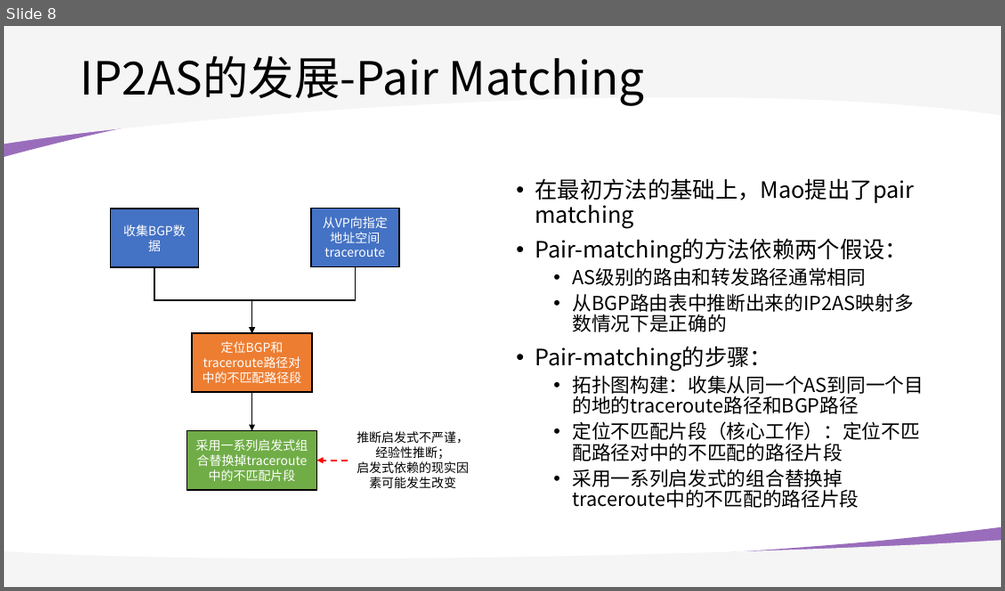
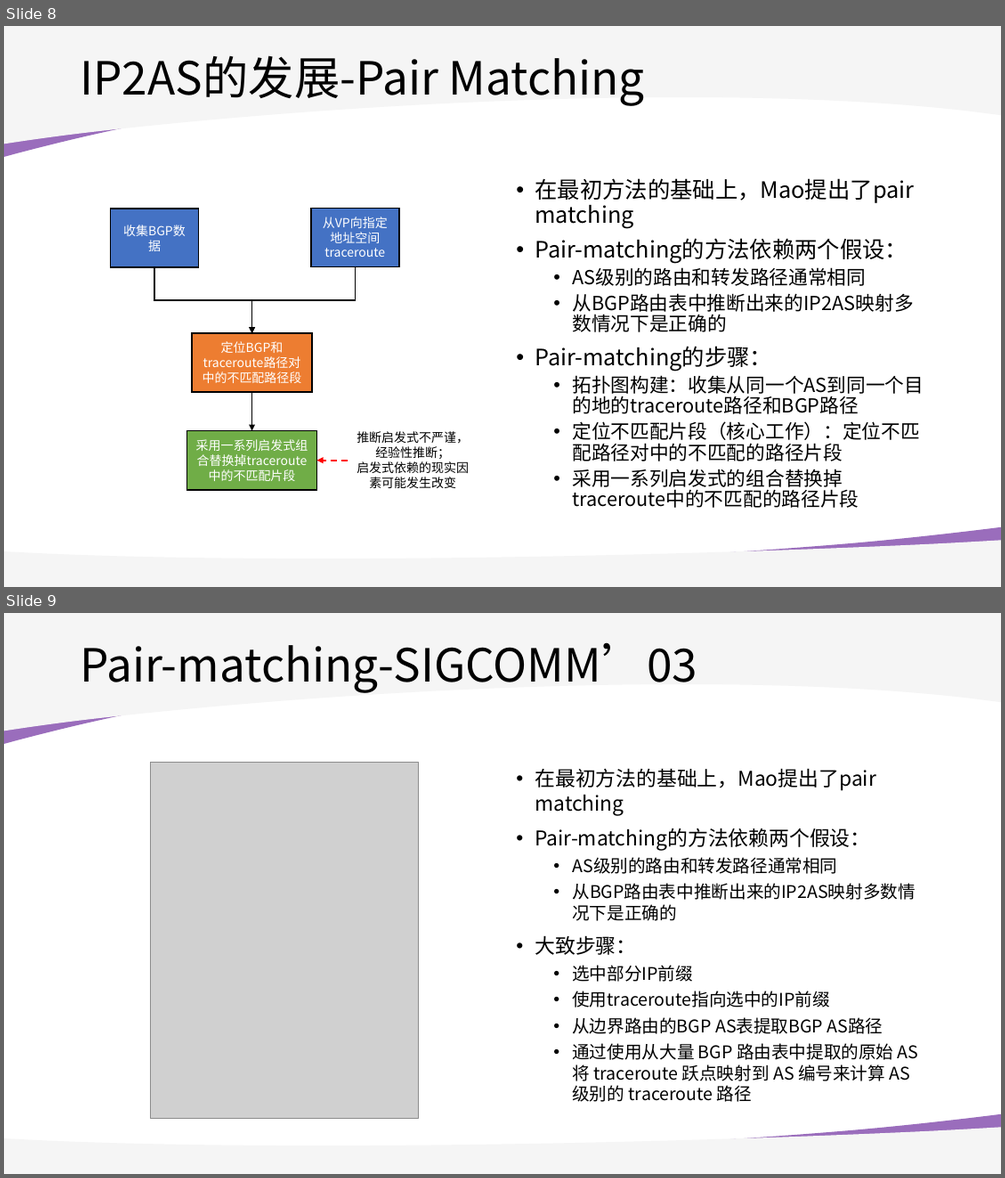
Before and after one commit to WhileBug/IP2AS_survey, a slide deck: PPT/IP2AS_survey.pptx. Shown one above the other, each under a label of ours: slide 8 before the commit, slides 8 and 9 after it. The pictures are 1005x591 and 1005x1178 pixels, drawn with LibreOffice and Linux fonts; fonts in the diff are those of the drawing; grey boxes stand for pictures; background and template pictures are left out. Boxes give left, top, right and bottom in pixels: in the first picture for what was removed or moved away, otherwise in the second. Text is boxed around its words. In the diff, an @@ line names an element or a change of style, - is before the commit and + after.

```diff
--- a/PPT/IP2AS_survey.pptx
+++ b/PPT/IP2AS_survey.pptx
@@ slide 9 added at [4, 613, 1001, 1174], background #FFFFFF; not listed: 4 template elements that a slide beside it also shows @@
@@ title added at [80, 642, 697, 693], 44 pt, text #000000 @@
+Pair-matching-SIGCOMM’03
@@ picture added at [151, 763, 418, 1119] @@
@@ text added at [534, 768, 919, 1102], 16.8 pt, text #000000 @@
+• 在最初方法的基础上，Mao提出了pair matching
+• Pair-matching的方法依赖两个假设：
+  • AS级别的路由和转发路径通常相同
+  • 从BGP路由表中推断出来的IP2AS映射多数情况下是正确的
+• 大致步骤：
+  • 选中部分IP前缀
+  • 使用traceroute指向选中的IP前缀
+  • 从边界路由的BGP AS表提取BGP AS路径
+  • 通过使用从大量 BGP 路由表中提取的原始 AS 将 traceroute 跃点映射到 AS 编号来计算 AS 级别的 traceroute 路径
```
Also in this commit, not shown: 1 slide changed, 5 other slides added, 1 other file.
